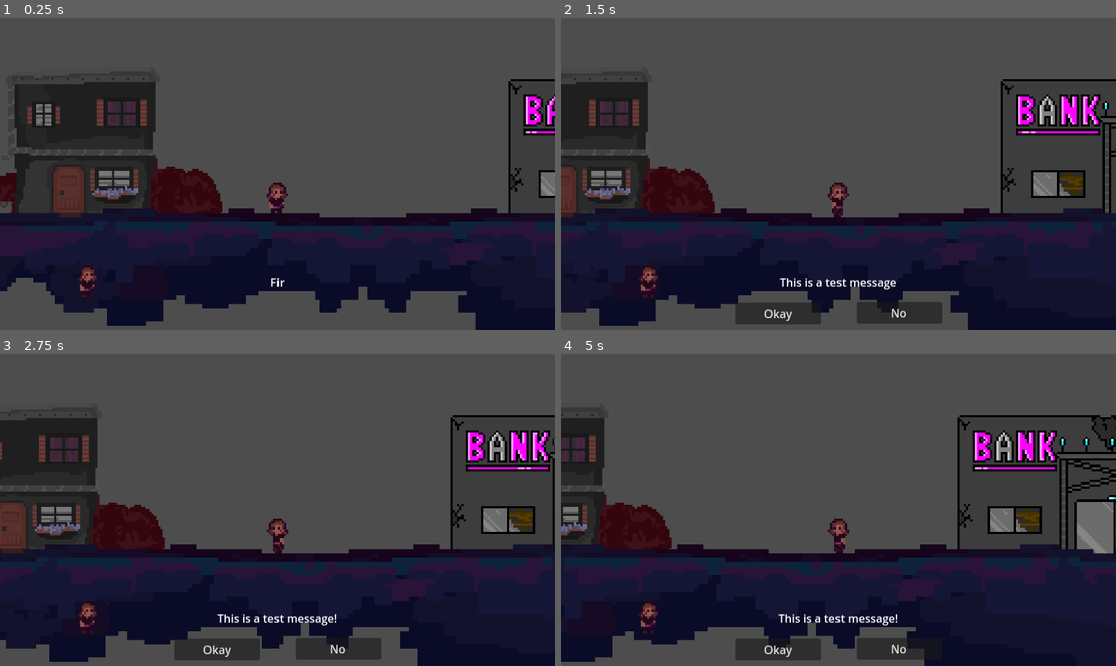
Above: before the commit, frames 1-4 (two rows, left to right).
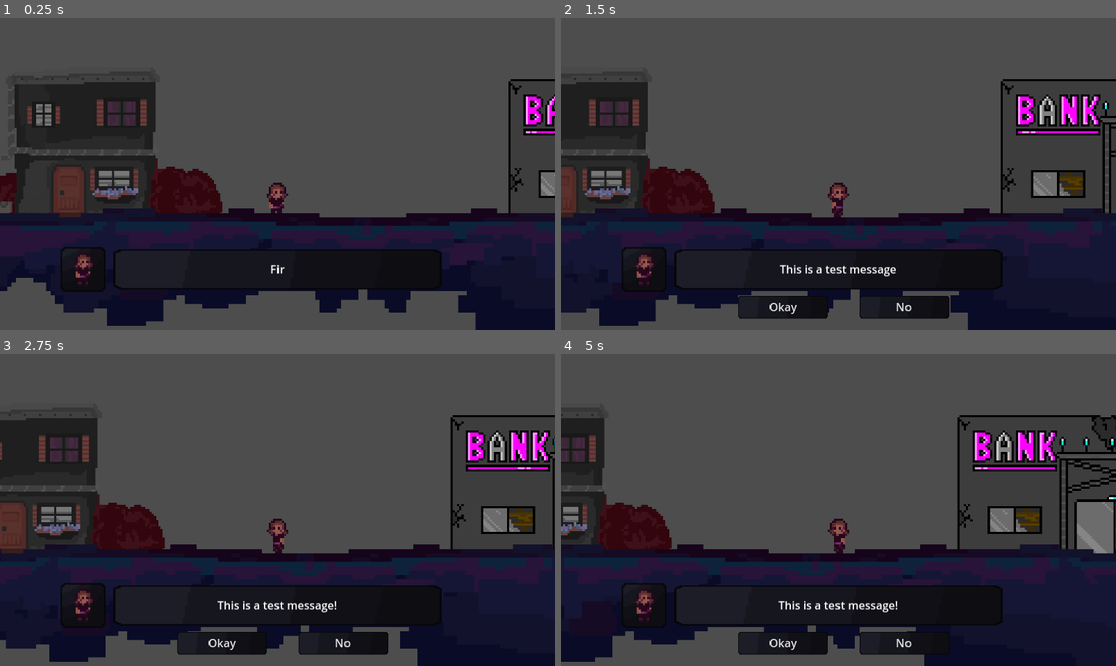
Above: after the commit, the same moments.

Repository: jjkool1214/MotherWakeUp
Game: Godot game, scene res://scenes/Exteriors.tscn
The game is run twice, just before and just after one commit, with the same random seed, the same clock (stepped at 60 frames per second) and the same inputs.
Inputs:
- Up to frame 1 (0.25 s): no input
- Up to frame 2 (1.5 s): hold Right (right) from 0.53 s (still down); tap Space (dialogue) at 0.6 s; tap E (interact) at 1.35 s
- Up to frame 3 (2.75 s): release Right (right) at 2.03 s; hold Left (left) from 2.03 s (still down); tap Space (dialogue) at 2.1 s
- Up to frame 4 (5 s): release Left (left) at 2.78 s; hold Right (right) 2.78-4.28 s; tap E (interact) at 2.85, 4.35 s; tap Space (dialogue) at 3.6 s; hold Left (left) from 4.28 s (still down)

The runs differ from the first frame. In frame 1, 3.3% of the frame differs, in the area x 10-80%, y 73-90%; in frame 2, 5.5%; in frame 3, 5.6%, in the area x 10-80%, y 73-99%; in frame 4, 5.2%.

Commit message:
dialgoue box added

Diff:
--- a/scenes/Dialogue.tscn
+++ b/scenes/Dialogue.tscn
@@ -1,7 +1,9 @@
-[gd_scene load_steps=3 format=3 uid="uid://b3ewxa1qc8ckc"]
+[gd_scene load_steps=5 format=3 uid="uid://b3ewxa1qc8ckc"]
 
 [ext_resource type="Script" path="res://assets/scripts/dialogue.gd" id="1_qq3t6"]
 [ext_resource type="Texture2D" uid="uid://bby22pno6vbou" path="res://assets/sprites/characters/Pandora/Pandora_idle.png" id="2_yi2l8"]
+[ext_resource type="Texture2D" uid="uid://cklf61w4o2f15" path="res://assets/sprites/dialog/text_box.png" id="3_jqdek"]
+[ext_resource type="Texture2D" uid="uid://djd81ykwyny3r" path="res://assets/sprites/dialog/avatar_box.png" id="3_wsqv1"]
 
 [node name="Dialogue" type="Node2D"]
 z_index = 999
@@ -18,27 +20,41 @@
 vertical_alignment = 1
 autowrap_mode = 2
 
+[node name="TextFrame" type="Sprite2D" parent="."]
+position = Vector2(0, 2.98023e-08)
+scale = Vector2(3.66406, 1.78125)
+texture = ExtResource("3_jqdek")
+
+[node name="AvatarFrame" type="Sprite2D" parent="."]
+position = Vector2(-277, 0)
+scale = Vector2(2, 2)
+texture = ExtResource("3_wsqv1")
+
 [node name="Avatar" type="Sprite2D" parent="."]
-position = Vector2(-270, 0)
+position = Vector2(-276, 0)
 scale = Vector2(3, 3)
 texture = ExtResource("2_yi2l8")
 
-[node name="Frame" type="Sprite2D" parent="."]
-
 [node name="Choice1" type="Button" parent="."]
 offset_left = -147.0
-offset_top = 29.0
+offset_top = 34.0
 offset_right = -25.0
-offset_bottom = 60.0
+offset_bottom = 65.0
 text = "CHOICE ONE"
+icon = ExtResource("3_jqdek")
+flat = true
+icon_alignment = 1
 
 [node name="Choice2" type="Button" parent="."]
 offset_left = 26.0
-offset_top = 28.0
-offset_right = 148.0
-offset_bottom = 59.0
+offset_top = 34.0
+offset_right = 162.0
+offset_bottom = 74.0
 text = "CHOICE TWO
 "
+icon = ExtResource("3_jqdek")
+flat = true
+icon_alignment = 1
 
 [connection signal="pressed" from="Choice1" to="." method="_on_choice_1_pressed"]
 [connection signal="pressed" from="Choice2" to="." method="_on_choice_2_pressed"]
--- a/scenes/Player.tscn
+++ b/scenes/Player.tscn
@@ -78,7 +78,7 @@
 process_callback = 0
 
 [node name="Dialogue" parent="Camera2D" instance=ExtResource("5_3fwv5")]
-position = Vector2(-4.54747e-13, 47.4614)
+position = Vector2(-4.54747e-13, 41.766)
 scale = Vector2(0.5, 0.307)
 
 [node name="Area2D" type="Area2D" parent="."]
Binary file added: assets/sprites/characters/Close-ups/Mother_1.PNG
Not shown, added: assets/sprites/characters/Close-ups/Mother_1.PNG.import
Binary file added: assets/sprites/characters/Close-ups/Mother_2.PNG
Not shown, added: assets/sprites/characters/Close-ups/Mother_2.PNG.import
Binary file added: assets/sprites/characters/Close-ups/Mother_3.png
Not shown, added: assets/sprites/characters/Close-ups/Mother_3.png.import
Binary file added: assets/sprites/characters/Close-ups/Mother_4.PNG
Not shown, added: assets/sprites/characters/Close-ups/Mother_4.PNG.import
Binary file added: assets/sprites/characters/Close-ups/Mother_5.png
Not shown, added: assets/sprites/characters/Close-ups/Mother_5.png.import
Binary file added: assets/sprites/characters/Close-ups/Pandora.PNG
Not shown, added: assets/sprites/characters/Close-ups/Pandora.PNG.import
(and 4 more such lines)
